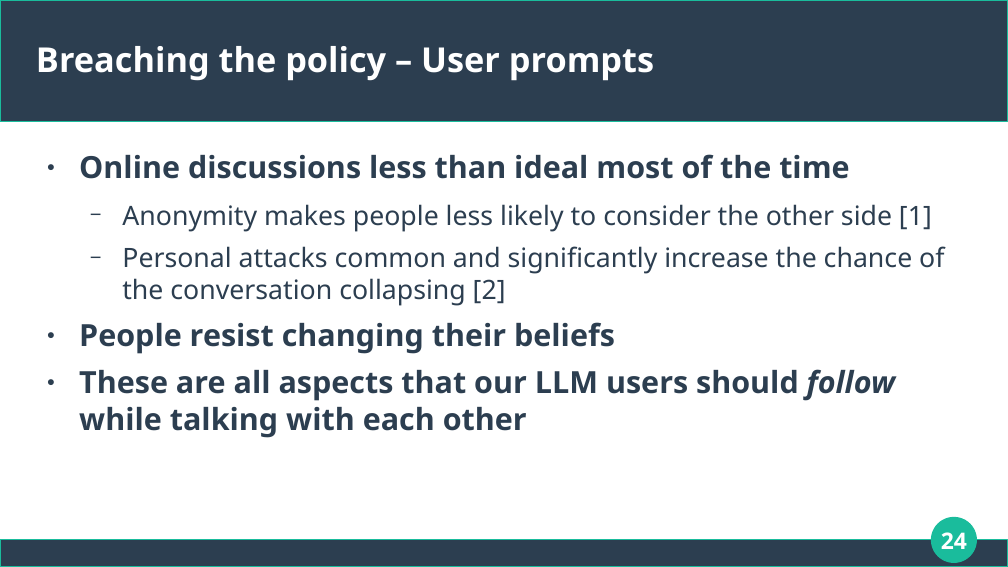
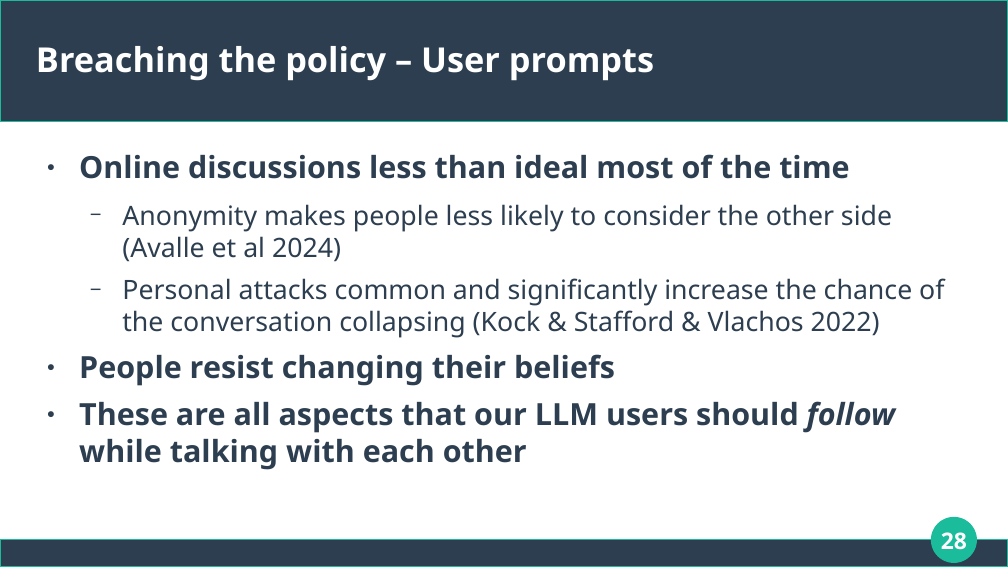
Before and after one commit to dimits-ts/llm_moderation_research, a slide deck: slide 28 of presentations/thesis.odp (slide 24 before the commit). Drawn at 1008x567 pixels with LibreOffice and Linux fonts; fonts in the diff are those of the drawing. Boxes give left, top, right and bottom in pixels: in the first picture for what was removed or moved away, otherwise in the second. Text is boxed around its words. In the diff, an @@ line names an element or a change of style, - is before the commit and + after.

```diff
--- a/presentations/thesis.odp
+++ b/presentations/thesis.odp
@@ text at [122, 204, 944, 338]: text changed @@
-  − Anonymity makes people less likely to consider the other side [1]
-  − Personal attacks common and significantly increase the chance of the conversation collapsing [2]
+  − Anonymity makes people less likely to consider the other side (Avalle et al 2024)
+  − Personal attacks common and significantly increase the chance of the conversation collapsing (Kock & Stafford & Vlachos 2022)
@@ page number at [941, 532, 967, 550]: text changed @@
-24
+28
```
Also in this commit, not shown: 13 other slides changed, 8 slides added, 1 other file.
